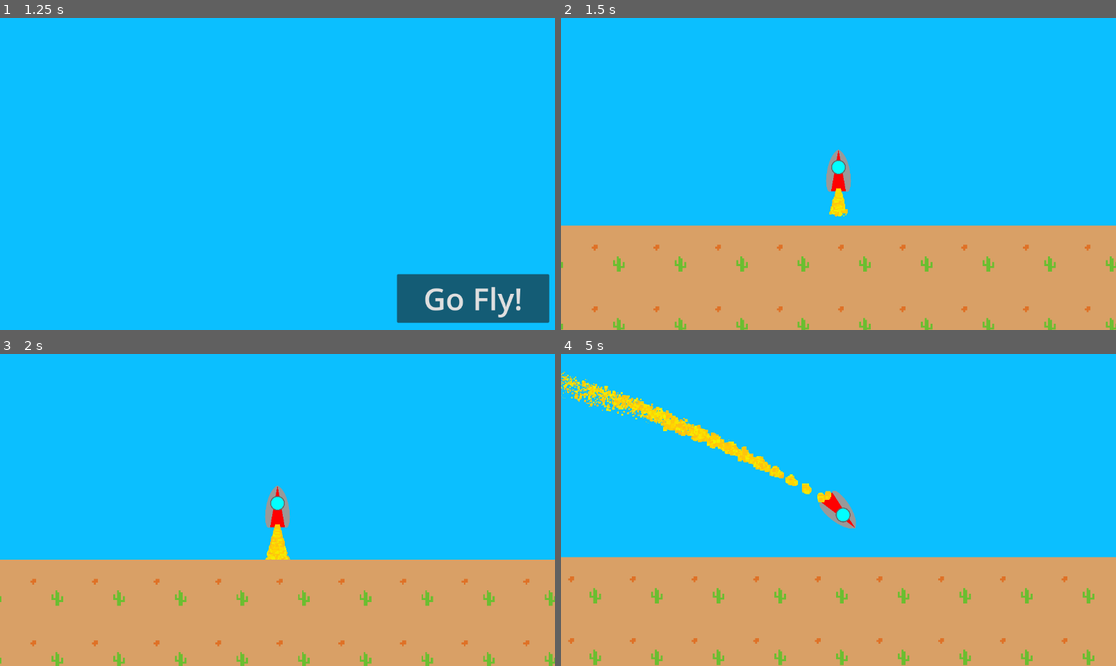
Above: before the commit, frames 1-4 (two rows, left to right).
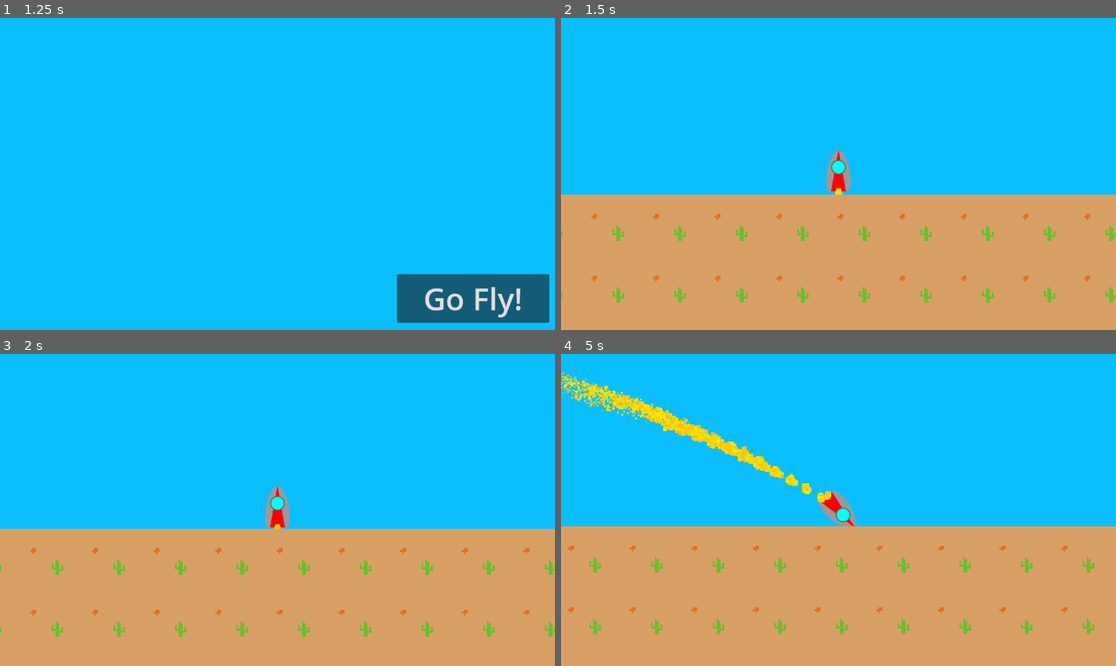
Above: after the commit, the same moments.

Repository: randomairborne/moonshot
Game: Godot game, scene res://menu/menu.tscn
The game is run twice, just before and just after one commit, with the same random seed, the same clock (stepped at 60 frames per second) and the same inputs.
Inputs:
- Up to frame 1 (1.25 s): click "Start Game" at 0.5 s
- Up to frame 2 (1.5 s): click "Go Fly!" at 1.25 s
- Up to frame 3 (2 s): no input
- Up to frame 4 (5 s): hold Right (turn_right) 2.03-2.78 s; hold Up (boost) 2.03-2.78 s; hold A (turn_left) 2.78-3.53 s; tap Down (cut_engine) at 2.85, 4.35 s; hold Up (boost) 3.53-4.28 s; hold Right (turn_right) from 3.53 s (still down)

Frame 1 is identical in both runs. In frame 2, 12% of the frame differs, in the area x 0-100%, y 56-100%; in frame 3, 12%, in the area x 0-100%, y 55-100%; in frame 4, 12%.

Commit message:
fix ground hitbox

Diff:
--- a/fly/fly.tscn
+++ b/fly/fly.tscn
@@ -72,7 +72,7 @@
 position = Vector2(0, 64)
 scale = Vector2(4, 4)
 texture = ExtResource("4_2o6kq")
-offset = Vector2(0, 256)
+offset = Vector2(0, 240)
 region_enabled = true
 region_rect = Rect2(32, 32, 1.67772e+07, 512)
 
